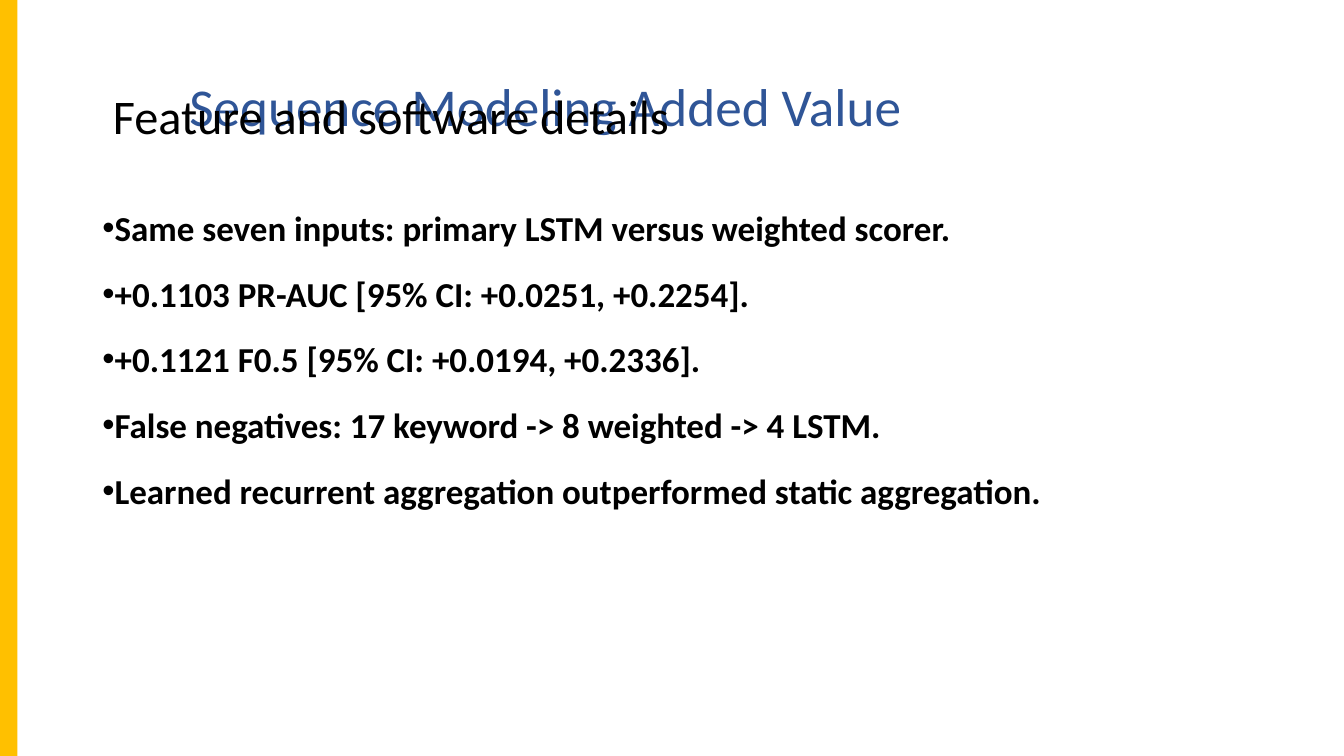
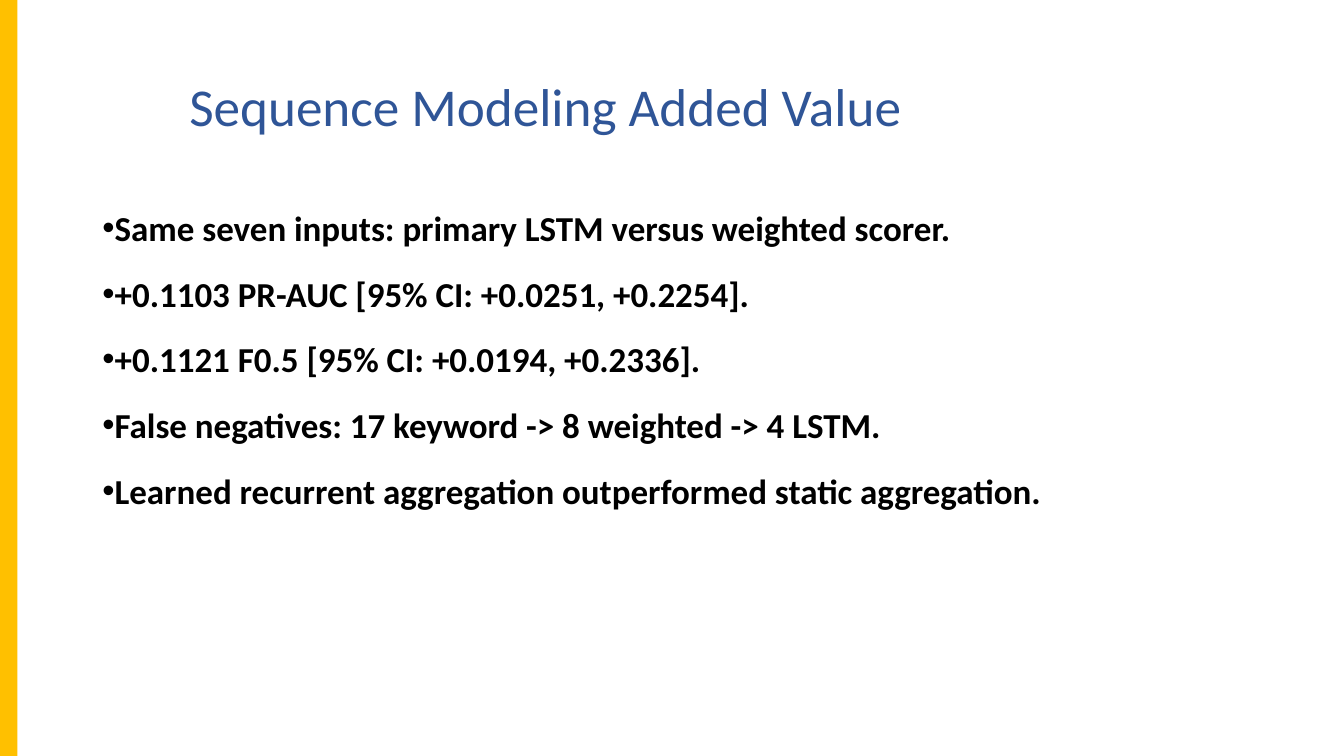
Before and after one commit to apcjomaala1/THESIS, a slide deck: slide 22 of WASD - Thesis 2 - final revised.pptx. Drawn at 1344x756 pixels with LibreOffice and Linux fonts; fonts in the diff are those of the drawing; background and template pictures are left out. Boxes give left, top, right and bottom in pixels: in the first picture for what was removed or moved away, otherwise in the second. Text is boxed around its words. In the diff, an @@ line names an element or a change of style, - is before the commit and + after.

```diff
--- a/WASD - Thesis 2 - final revised.pptx
+++ b/WASD - Thesis 2 - final revised.pptx
@@ title removed at (113, 93, 669, 135) @@
-Feature and software details
```
Also in this commit, not shown: 15 other slides changed, 5 slides removed, 14 other files.
